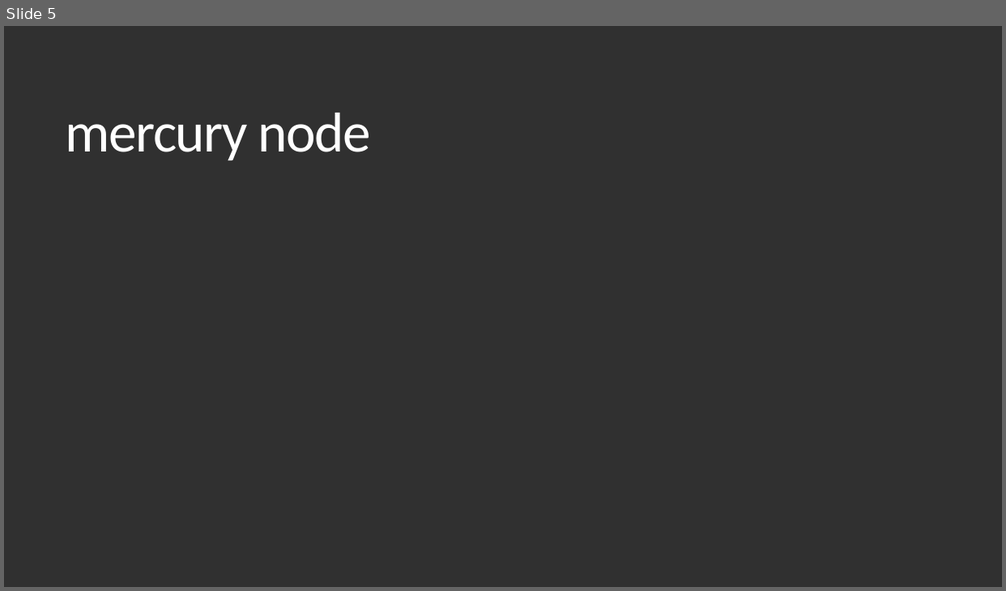
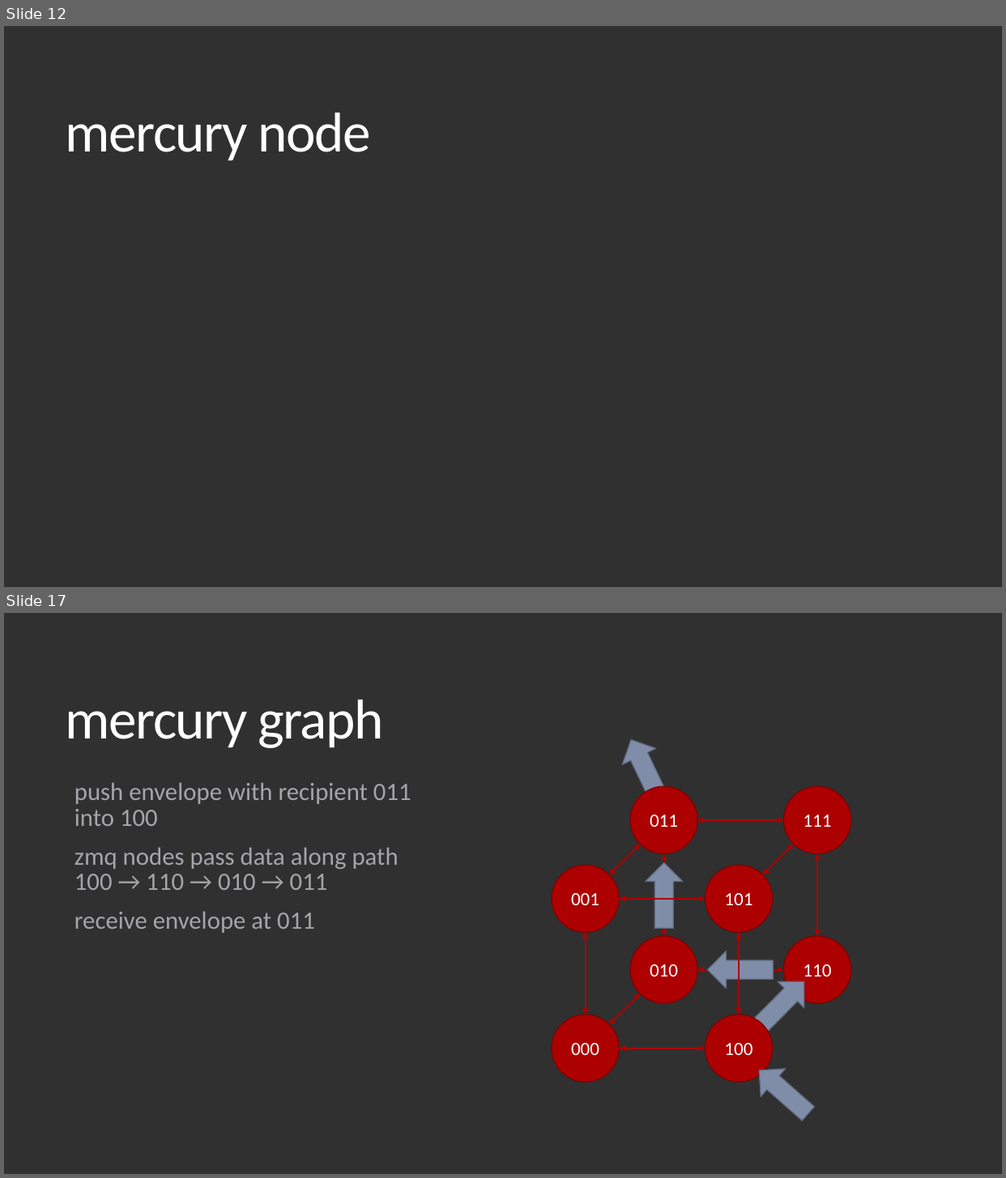
Before and after one commit to timothy-shields/code-mercury, a slide deck: Documents/introduction.pptx. Shown one above the other, each under a label of ours: slide 5 before the commit, slides 12 and 17 after it; the slides between them are not shown. The pictures are 1006x591 and 1006x1178 pixels, drawn with LibreOffice and Linux fonts; fonts in the diff are those of the drawing; grey boxes stand for pictures. Boxes give left, top, right and bottom in pixels: in the first picture for what was removed or moved away, otherwise in the second. Text is boxed around its words. In the diff, an @@ line names an element or a change of style, - is before the commit and + after.

```diff
--- a/Documents/introduction.pptx
+++ b/Documents/introduction.pptx
@@ slide 17 added at [4, 613, 1002, 1174], background #303030 @@
@@ title added at [66, 700, 384, 748], 54 pt, text #FFFFFF @@
+mercury graph
@@ right arrow added at [615, 732, 676, 807], fill #808DA9, outline #5F687D 1 pt @@
@@ text added at [74, 782, 411, 933], 24 pt, text #A5A5AA @@
+  push envelope with recipient 011 into 100
+  zmq nodes pass data along path 100 → 110 → 010 → 011
+  receive envelope at 011
@@ ellipse added at [631, 786, 698, 854], fill #AD0101, outline #800101 1 pt, 18 pt, text #FFFFFF @@
+011
@@ ellipse added at [784, 786, 851, 854], fill #AD0101, outline #800101 1 pt, 18 pt, text #FFFFFF @@
+111
@@ double arrow added from (784, 820) to (698, 820), #AD0101 1.5 pt @@
@@ double arrow added from (641, 845) to (609, 875), #AD0101 1.5 pt @@
@@ double arrow added from (664, 854) to (664, 936), #AD0101 1.5 pt @@
@@ double arrow added from (794, 845) to (762, 875), #AD0101 1.5 pt @@
@@ double arrow added from (818, 854) to (818, 936), #AD0101 1.5 pt @@
@@ ellipse added at [552, 865, 620, 933], fill #AD0101, outline #800101 1 pt, 18 pt, text #FFFFFF @@
+001
@@ right arrow added at [646, 863, 683, 929], fill #808DA9, outline #5F687D 1 pt @@
@@ ellipse added at [705, 865, 773, 933], fill #AD0101, outline #800101 1 pt, 18 pt, text #FFFFFF @@
+101
@@ double arrow added from (705, 899) to (620, 899), #AD0101 1.5 pt @@
@@ double arrow added from (586, 933) to (586, 1015), #AD0101 1.5 pt @@
@@ ellipse added at [631, 936, 698, 1003], fill #AD0101, outline #800101 1 pt, 18 pt, text #FFFFFF @@
+010
@@ right arrow added at [708, 952, 774, 989], fill #808DA9, outline #5F687D 1 pt @@
@@ double arrow added from (739, 1015) to (739, 933), #AD0101 1.5 pt @@
@@ ellipse added at [784, 936, 851, 1003], fill #AD0101, outline #800101 1 pt, 18 pt, text #FFFFFF @@
+110
@@ double arrow added from (784, 970) to (698, 970), #AD0101 1.5 pt @@
@@ right arrow added at [744, 969, 817, 1041], fill #808DA9, outline #5F687D 1 pt @@
@@ double arrow added from (641, 994) to (609, 1024), #AD0101 1.5 pt @@
@@ double arrow added from (794, 994) to (762, 1024), #AD0101 1.5 pt @@
@@ ellipse added at [552, 1015, 620, 1082], fill #AD0101, outline #800101 1 pt, 18 pt, text #FFFFFF @@
+000
@@ ellipse added at [705, 1015, 773, 1082], fill #AD0101, outline #800101 1 pt, 18 pt, text #FFFFFF @@
+100
@@ double arrow added from (705, 1049) to (620, 1049), #AD0101 1.5 pt @@
@@ right arrow added at [747, 1056, 821, 1128], fill #808DA9, outline #5F687D 1 pt @@
@@ what was slide 5 is now slide 12 @@
```
Also in this commit, not shown: 4 slides changed, 12 other slides added, 1 other file.
